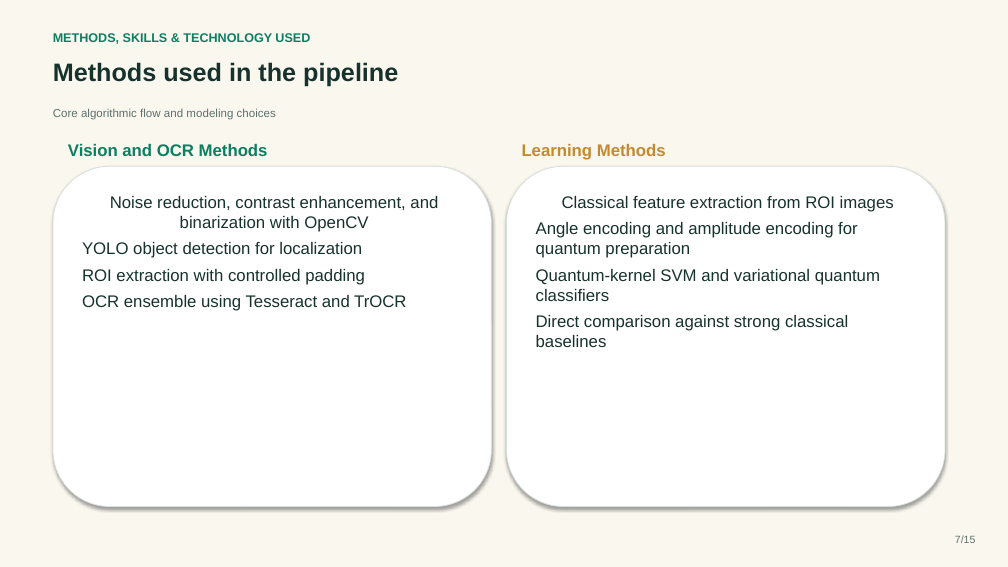
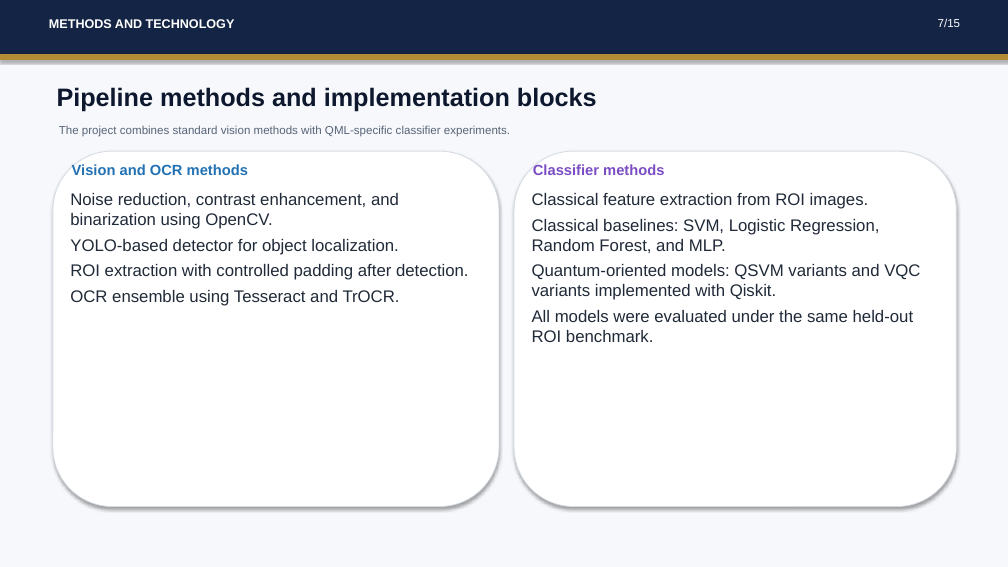
Before and after one commit to saivignesh-balne/QML-OBJECT_DETECTION_OCR, a slide deck: slide 7 of docs/INTERNSHIP_EVALUATION_PRESENTATION.pptx. Drawn at 1008x567 pixels with LibreOffice and Linux fonts; fonts in the diff are those of the drawing. Boxes give left, top, right and bottom in pixels: in the first picture for what was removed or moved away, otherwise in the second. Text is boxed around its words. In the diff, an @@ line names an element or a change of style, - is before the commit and + after.

```diff
--- a/docs/INTERNSHIP_EVALUATION_PRESENTATION.pptx
+++ b/docs/INTERNSHIP_EVALUATION_PRESENTATION.pptx
@@ background #FAF7EF to #F6F8FB @@
@@ rectangle added at <box>0,0,1008,54</box>, fill #142444, outline #142444 0.75 pt @@
@@ text at <box>49,19,235,28</box>: text changed; text colour #0D7F61 to #FFFFFF @@
-METHODS, SKILLS & TECHNOLOGY USED
+METHODS AND TECHNOLOGY
@@ text "7/15": place and size @@
-text "7/15" at <box>955,535,975,543</box>
+text "7/15" at <box>938,18,960,27</box>
@@ text "7/15" at <box>938,18,960,27</box>: size 10 to 11 pt, text colour #5C726B to #FFFFFF @@
@@ rectangle added at <box>0,54,1008,59</box>, fill #B48C36, outline #B48C36 0.75 pt @@
@@ text removed at <box>53,62,398,87</box> @@
-Methods used in the pipeline
@@ text added at <box>57,87,597,111</box>, 24 pt, text #0D182E, bold @@
+Pipeline methods and implementation blocks
@@ text removed at <box>53,108,276,120</box> @@
-Core algorithmic flow and modeling choices
@@ text added at <box>59,125,510,137</box>, 11 pt, text #586478 @@
+The project combines standard vision methods with QML-specific classifier experiments.
@@ rounded rectangle added at <box>53,151,499,507</box>, fill #FFFFFF, outline #D6DCE4 0.75 pt @@
@@ text at <box>72,164,248,175</box>: text changed; size 16 to 14 pt; text colour #0D7F61 to #2271B3 @@
-Vision and OCR Methods
+Vision and OCR methods
@@ rounded rectangle: place and size @@
-rounded rectangle at <box>507,166,945,507</box>
+rounded rectangle at <box>514,151,957,507</box>
@@ rounded rectangle at <box>514,151,957,507</box>: outline #D6E0DC 0.75 pt to #D6DCE4 0.75 pt @@
@@ text at <box>533,164,664,175</box>: text changed; size 16 to 14 pt; text colour #C58A31 to #7A4DC4 @@
-Learning Methods
+Classifier methods
@@ text "Noise reduction, contrast enhancement, and ...": place and size @@
-text "Noise reduction, contrast enhancement, and ..." at <box>53,166,492,507</box>
+text "Noise reduction, contrast enhancement, and ..." at <box>70,193,469,306</box>
@@ text "Noise reduction, contrast enhancement, and ..." at <box>70,193,469,306</box>: fill #FFFFFF to none; outline #D6E0DC 0.75 pt to none; shadow off @@
@@ text at <box>70,193,469,306</box>: text changed; text colour #17322D to #202A38 @@
-Noise reduction, contrast enhancement, and binarization with OpenCV
-YOLO object detection for localization
-ROI extraction with controlled padding
-OCR ensemble using Tesseract and TrOCR
+Noise reduction, contrast enhancement, and binarization using OpenCV.
+YOLO-based detector for object localization.
+ROI extraction with controlled padding after detection.
+OCR ensemble using Tesseract and TrOCR.
@@ text added at <box>532,193,920,342</box>, 16 pt, text #202A38 @@
+Classical feature extraction from ROI images.
+Classical baselines: SVM, Logistic Regression, Random Forest, and MLP.
+Quantum-oriented models: QSVM variants and VQC variants implemented with Qiskit.
+All models were evaluated under the same held-out ROI benchmark.
@@ text in rounded rectangle at <box>536,196,894,347</box>: text removed @@
-Classical feature extraction from ROI images
-Angle encoding and amplitude encoding for quantum preparation
-Quantum-kernel SVM and variational quantum classifiers
-Direct comparison against strong classical baselines
```
Also in this commit, not shown: 5 other slides changed, 9 slides added, 9 slides removed, 42 other files.
